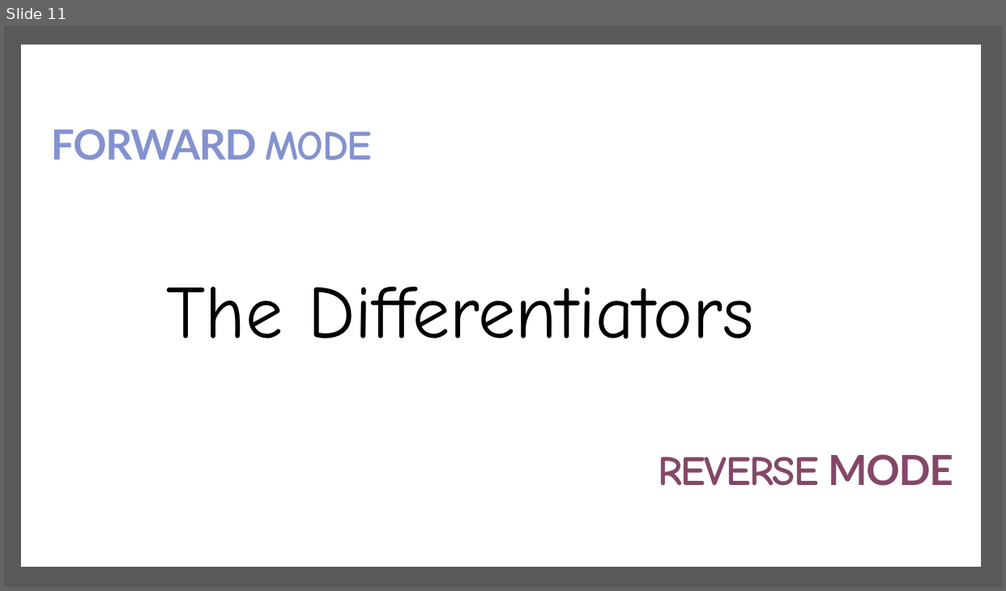
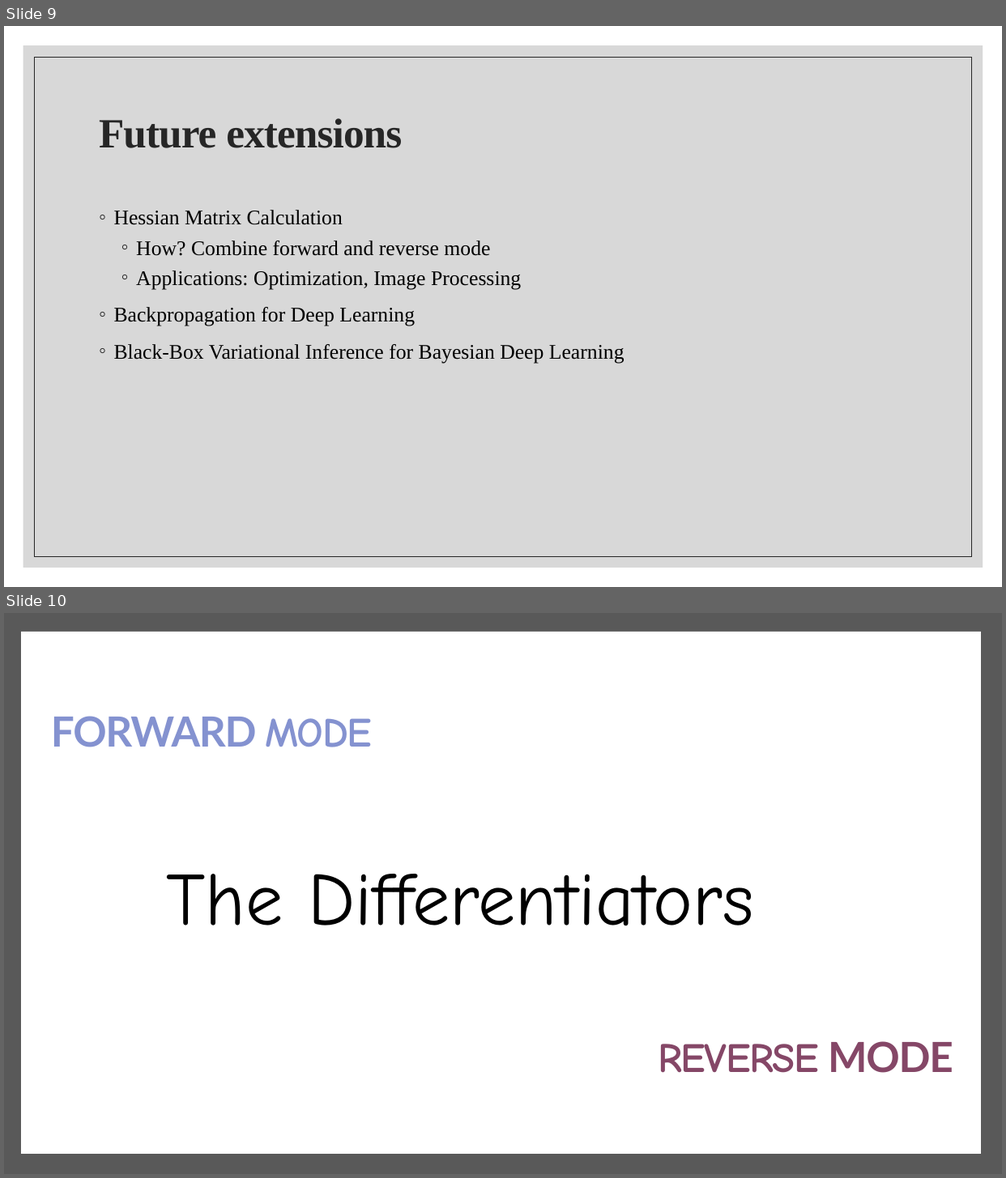
Before and after one commit to the-differentiators/cs207-FinalProject, a slide deck: docs/cs207-presentation.pptx. Shown one above the other, each under a label of ours: slide 11 before the commit, slides 9 and 10 after it. The pictures are 1006x591 and 1006x1178 pixels, drawn with LibreOffice and Linux fonts; fonts in the diff are those of the drawing; background and template pictures are left out. Boxes give left, top, right and bottom in pixels: in the first picture for what was removed or moved away, otherwise in the second. Text is boxed around its words. In the diff, an @@ line names an element or a change of style, - is before the commit and + after.

Commit message:
add final presentation and forward demo

```diff
--- a/docs/cs207-presentation.pptx
+++ b/docs/cs207-presentation.pptx
@@ slide 9 added at <box>4,26,1002,587</box>, background #FFFFFF @@
@@ rectangle added at <box>23,45,983,568</box>, fill #BFBFBF at 60% opacity @@
@@ rectangle added at <box>35,57,972,557</box>, outline #262626 0.5 pt @@
@@ title added at <box>99,118,402,148</box>, 40 pt, text #262626, bold @@
+Future extensions
@@ text added at <box>114,210,624,363</box>, 20 pt, text #000000 @@
+◦ Hessian Matrix Calculation
+  ◦ How? Combine forward and reverse mode
+  ◦ Applications: Optimization, Image Processing
+◦ Backpropagation for Deep Learning
+◦ Black-Box Variational Inference for Bayesian Deep Learning
@@ what was slide 11 is now slide 10 @@
```
Also in this commit, not shown: 3 slides changed, 5 other slides added, 7 slides removed, 3 other files.
